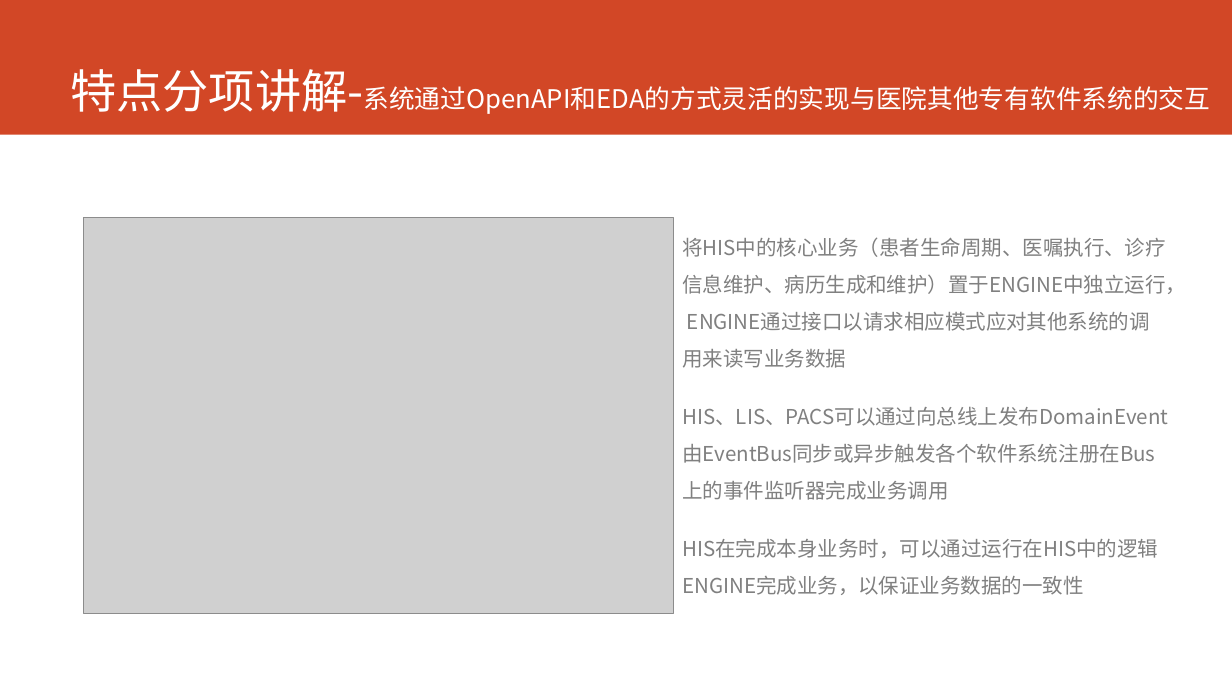
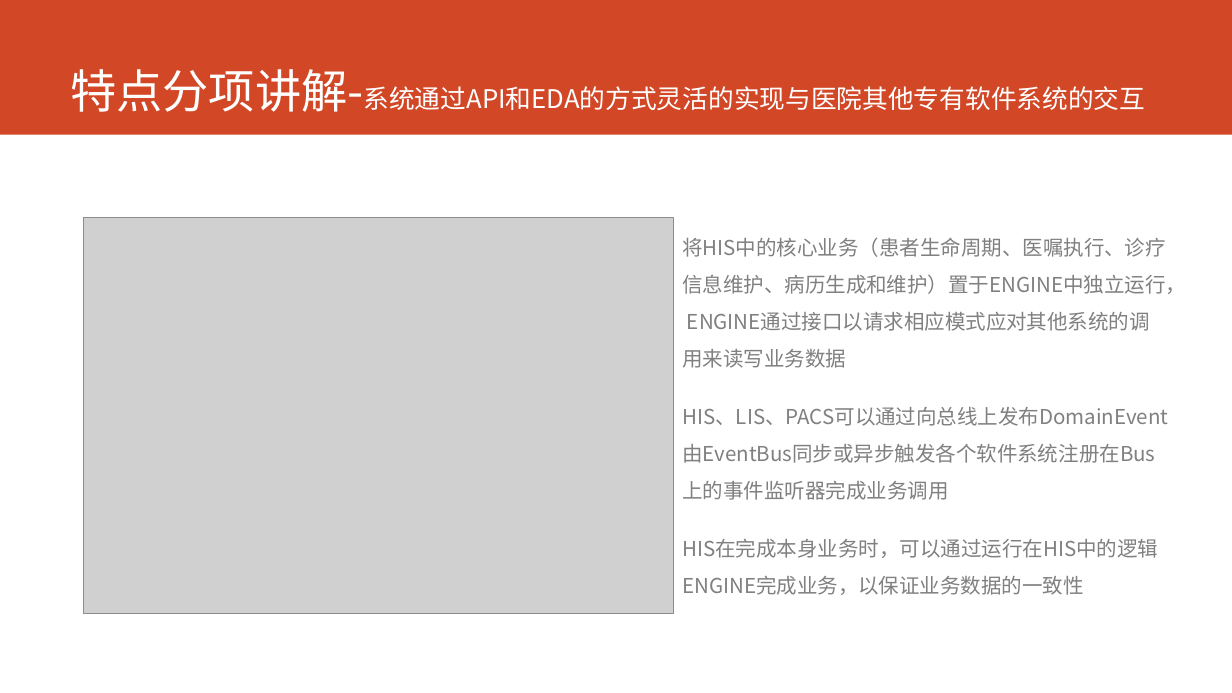
Before and after one commit to AppSecAI-TEST/hospital, a slide deck: slide 11 of doc/EVE新一代HIS核心系统.pptx. Drawn at 1232x693 pixels with LibreOffice and Linux fonts; fonts in the diff are those of the drawing; grey boxes stand for pictures. Boxes give left, top, right and bottom in pixels: in the first picture for what was removed or moved away, otherwise in the second. Text is boxed around its words. In the diff, an @@ line names an element or a change of style, - is before the commit and + after.

```diff
--- a/doc/EVE新一代HIS核心系统.pptx
+++ b/doc/EVE新一代HIS核心系统.pptx
@@ title at [70, 69, 1146, 112]: text changed @@
-特点分项讲解-系统通过OpenAPI和EDA的方式灵活的实现与医院其他专有软件系统的交互
+特点分项讲解-系统通过API和EDA的方式灵活的实现与医院其他专有软件系统的交互
```
Also in this commit, not shown: 6 other slides changed.
